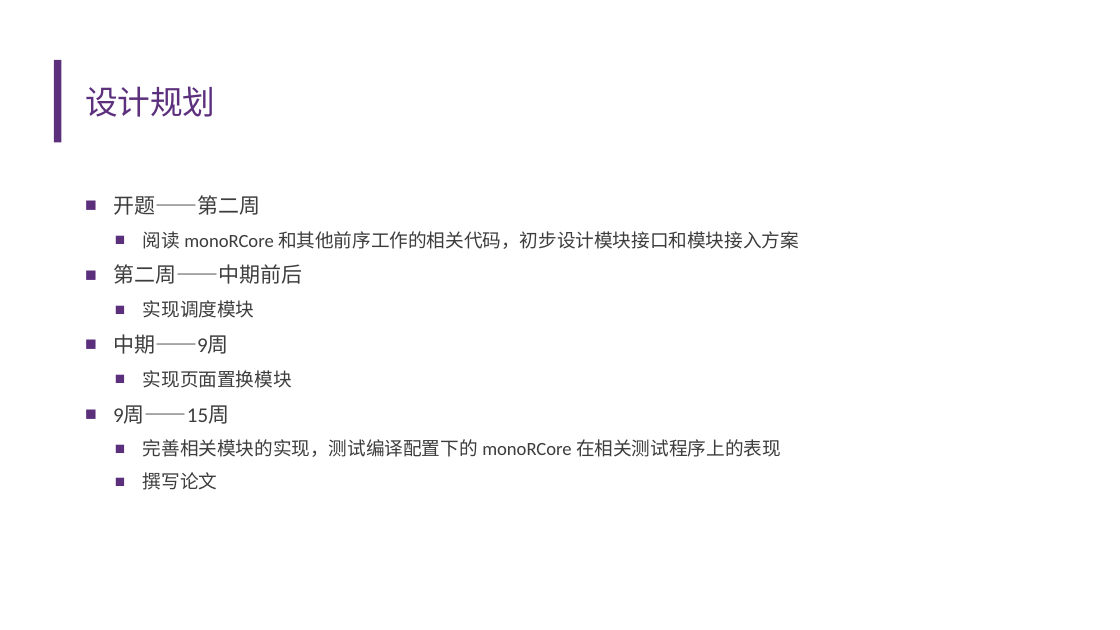
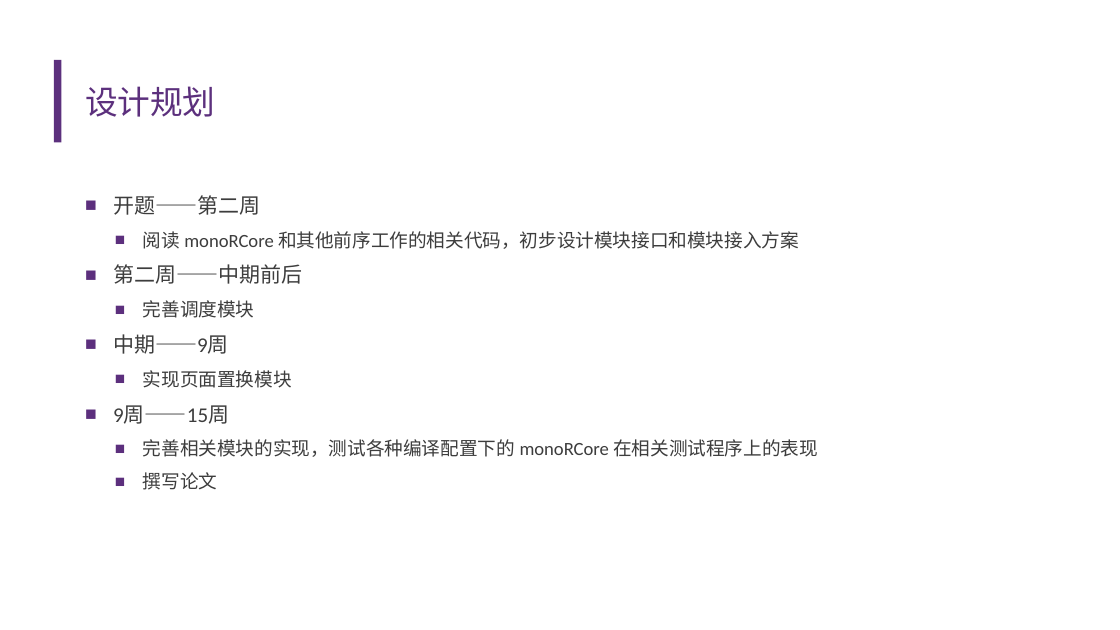
Before and after one commit to emily-jia/monoRCore, a slide deck: slide 15 of 开题报告.pptx (slide 14 before the commit). Drawn at 1120x630 pixels with LibreOffice and Linux fonts; fonts in the diff are those of the drawing; background and template pictures are left out. Boxes give left, top, right and bottom in pixels: in the first picture for what was removed or moved away, otherwise in the second. Text is boxed around its words. In the diff, an @@ line names an element or a change of style, - is before the commit and + after.

```diff
--- a/开题报告.pptx
+++ b/开题报告.pptx
@@ text at (x1=143, y1=300, x2=255, y2=318): text changed @@
-  ■ 实现调度模块
+  ■ 完善调度模块
@@ text at (x1=143, y1=439, x2=818, y2=457): text changed @@
-  ■ 完善相关模块的实现，测试编译配置下的 monoRCore 在相关测试程序上的表现
+  ■ 完善相关模块的实现，测试各种编译配置下的 monoRCore 在相关测试程序上的表现
```
Also in this commit, not shown: 3 other slides changed, 1 slide added, 12 other files.
